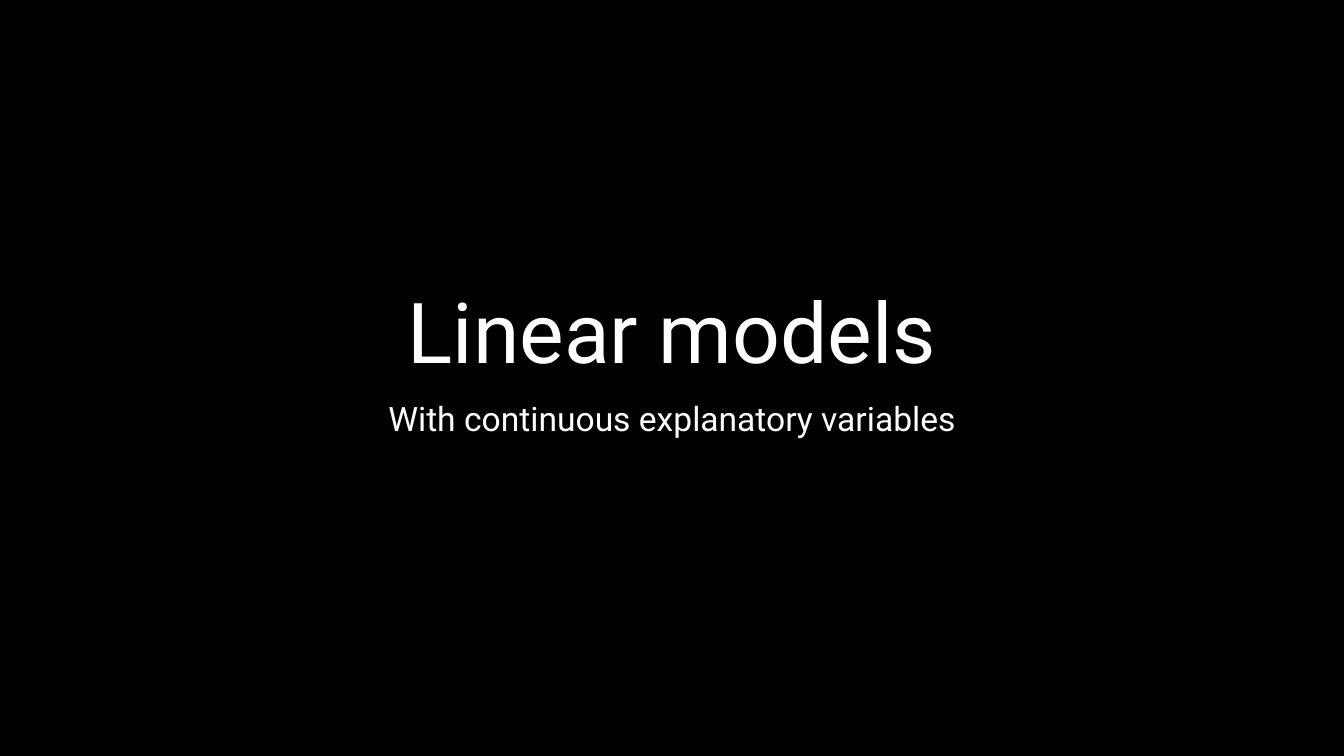
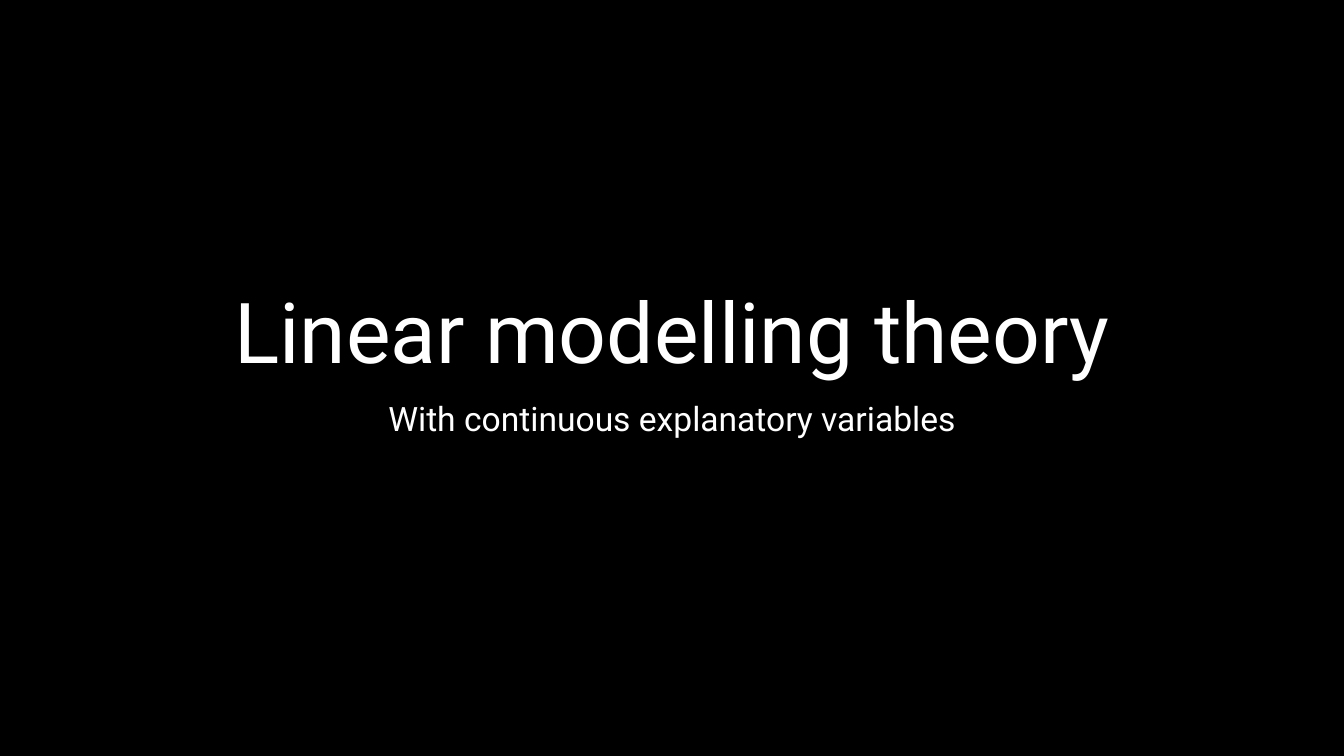
Before and after one commit to DeonRoos/stats-for-biologists, a slide deck: slide 1 of Lecture 5 - Cont LM/Slides/Linear models_w_Continuous.pptx. Drawn at 1344x756 pixels with LibreOffice and Linux fonts; fonts in the diff are those of the drawing. Boxes give left, top, right and bottom in pixels: in the first picture for what was removed or moved away, otherwise in the second. Text is boxed around its words. In the diff, an @@ line names an element or a change of style, - is before the commit and + after.

```diff
--- a/Lecture 5 - Cont LM/Slides/Linear models_w_Continuous.pptx
+++ b/Lecture 5 - Cont LM/Slides/Linear models_w_Continuous.pptx
@@ title at (234, 300, 1109, 381): text changed @@
-Linear models
+Linear modelling theory
```
Also in this commit, not shown: 8 other slides changed, 9 slides added, 5 slides removed, 8 other files.
